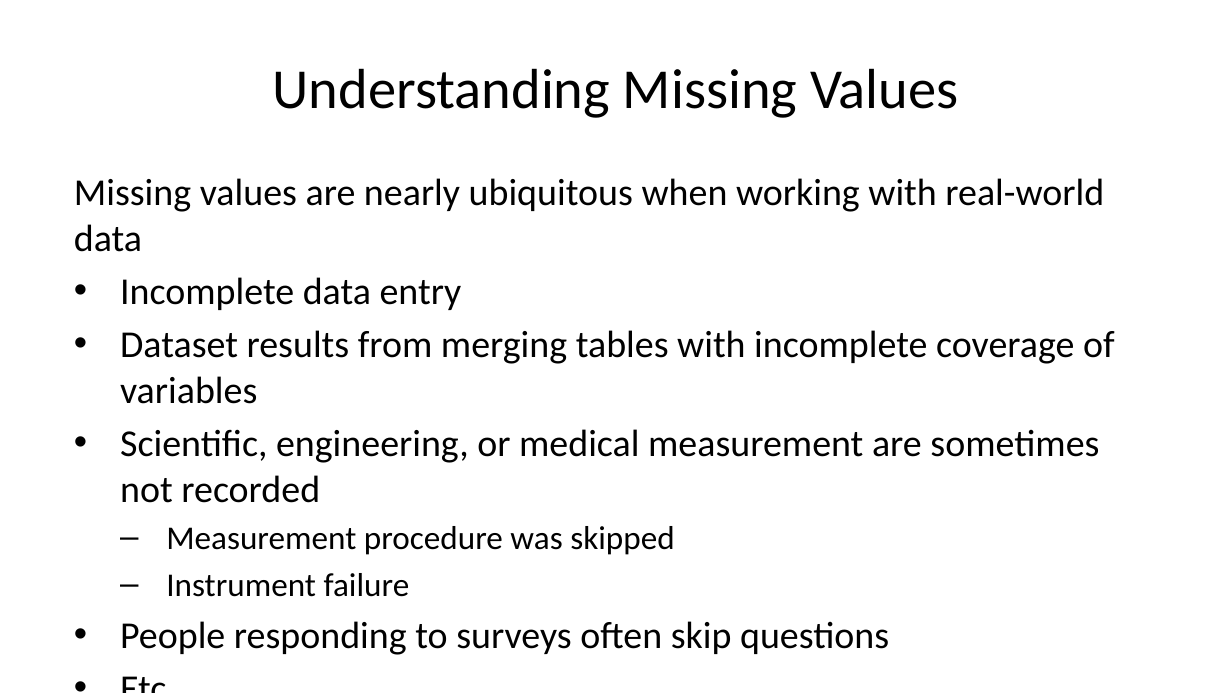
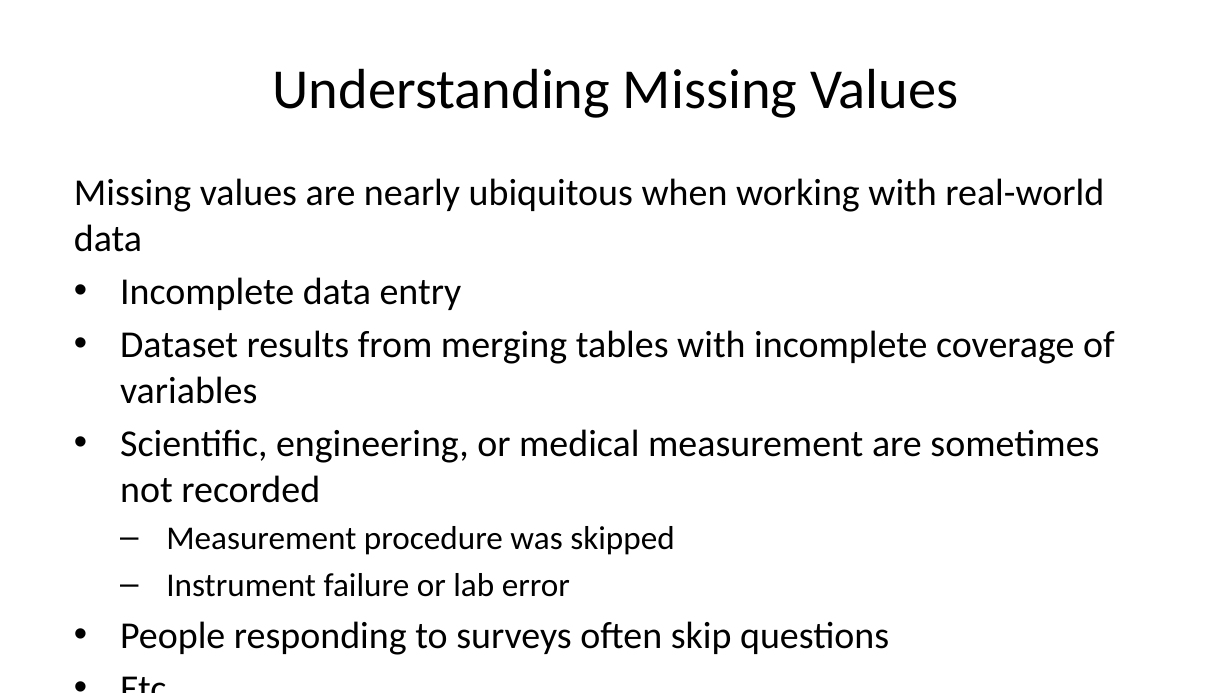
Before and after one commit to StephenElston/CSCI-E-83, a slide deck: slide 56 of LectureSlides/11_ModelsForMessyData.pptx (slide 57 before the commit). Drawn at 1232x693 pixels with LibreOffice and Linux fonts; fonts in the diff are those of the drawing. Boxes give left, top, right and bottom in pixels: in the first picture for what was removed or moved away, otherwise in the second. Text is boxed around its words. In the diff, an @@ line names an element or a change of style, - is before the commit and + after.

```diff
--- a/LectureSlides/11_ModelsForMessyData.pptx
+++ b/LectureSlides/11_ModelsForMessyData.pptx
@@ text at bbox=[166, 573, 570, 597]: text changed @@
-  – Instrument failure
+  – Instrument failure or lab error
```
Also in this commit, not shown: 12 other slides changed, 1 slide removed.
